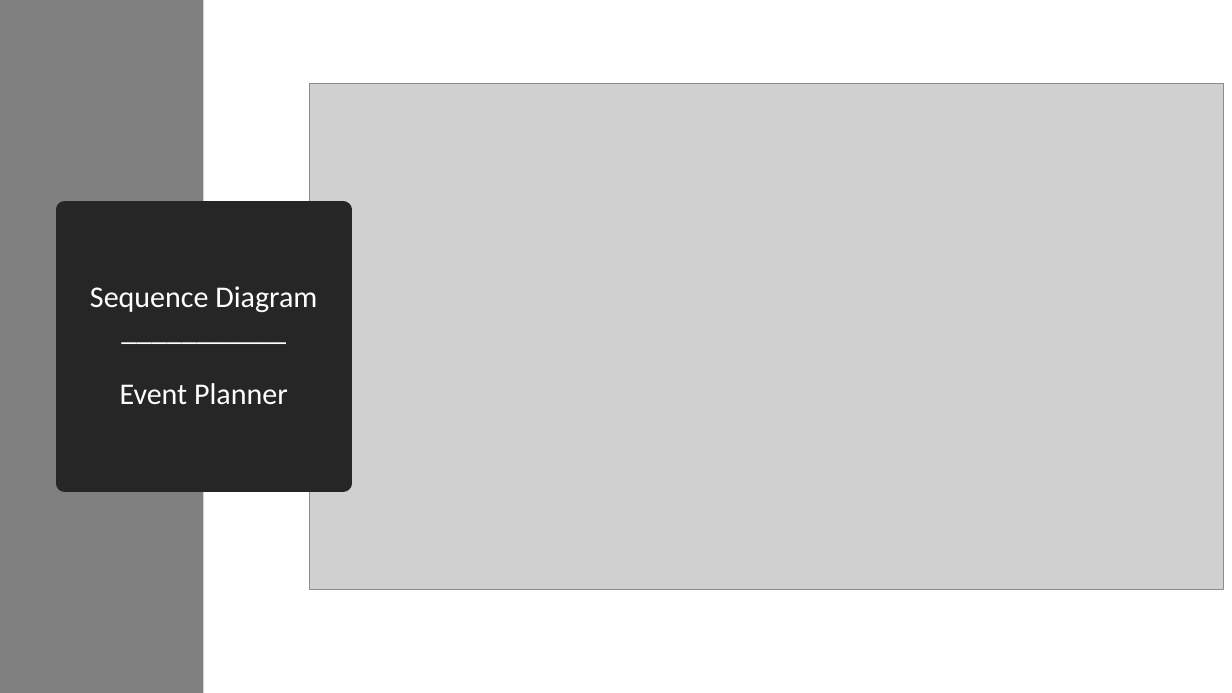
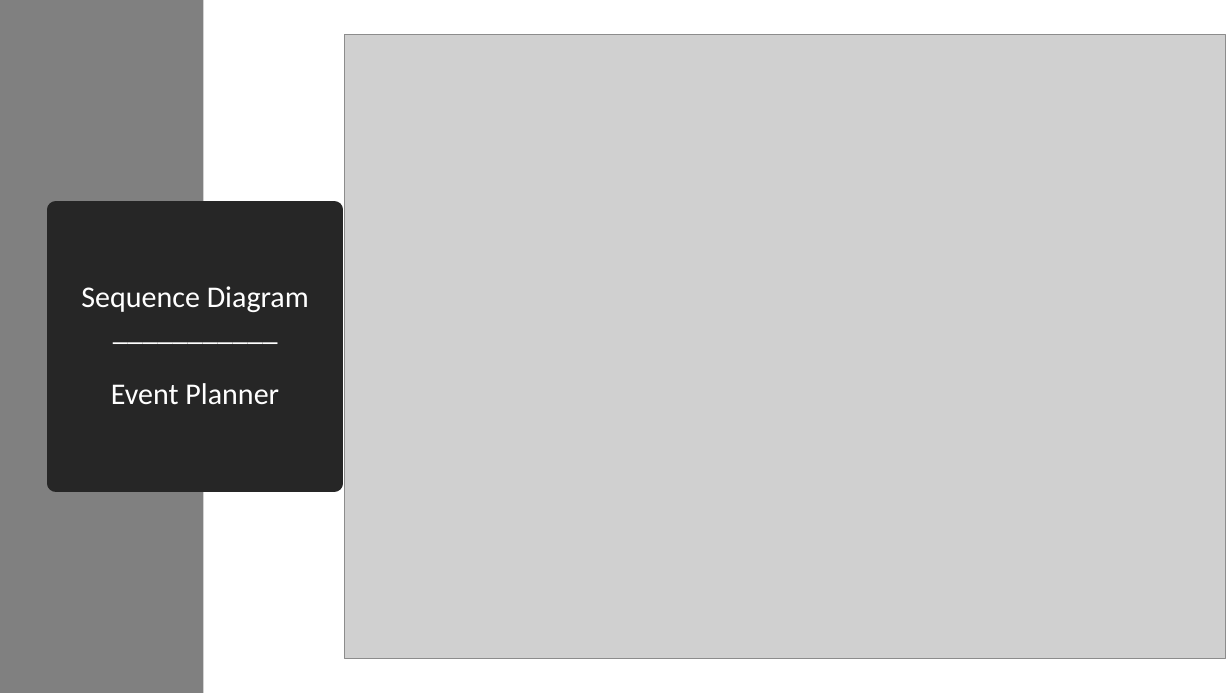
Before and after one commit to wd7792kd/ics370, a slide deck: slide 16 of Project Elaboration P1.pptx. Drawn at 1232x693 pixels with LibreOffice and Linux fonts; fonts in the diff are those of the drawing; grey boxes stand for pictures. Boxes give left, top, right and bottom in pixels: in the first picture for what was removed or moved away, otherwise in the second. Text is boxed around its words. In the diff, an @@ line names an element or a change of style, - is before the commit and + after.

```diff
--- a/Project Elaboration P1.pptx
+++ b/Project Elaboration P1.pptx
@@ picture: place and size @@
-picture at [310,83,1224,589]
+picture at [345,34,1226,659]
@@ title "Sequence Diagram ___________ Event Planner": place and size @@
-title "Sequence Diagram ___________ Event Planner" at [65,210,343,483]
+title "Sequence Diagram ___________ Event Planner" at [56,210,335,483]
```
Also in this commit, not shown: 3 other slides changed.
